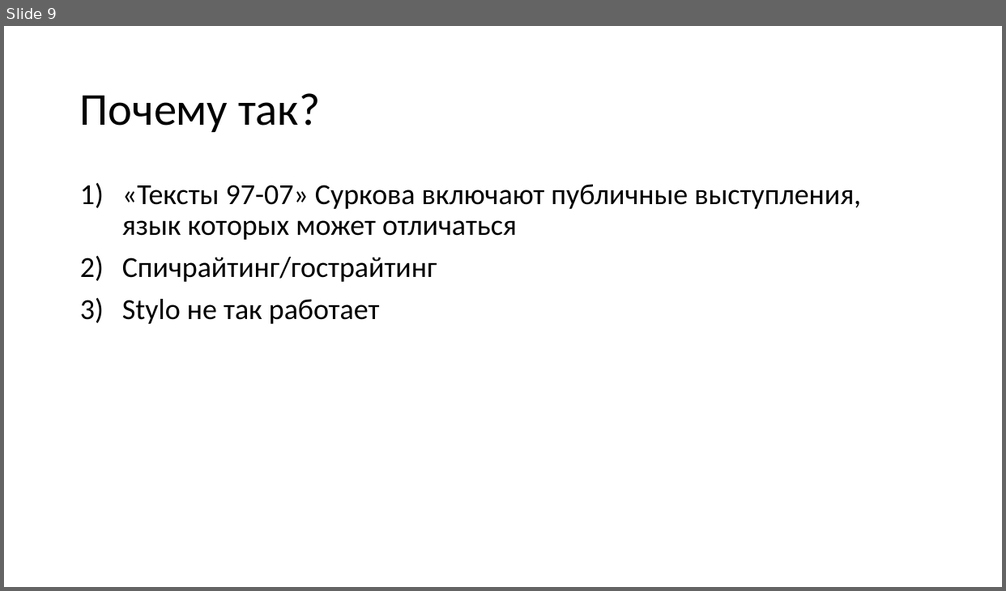
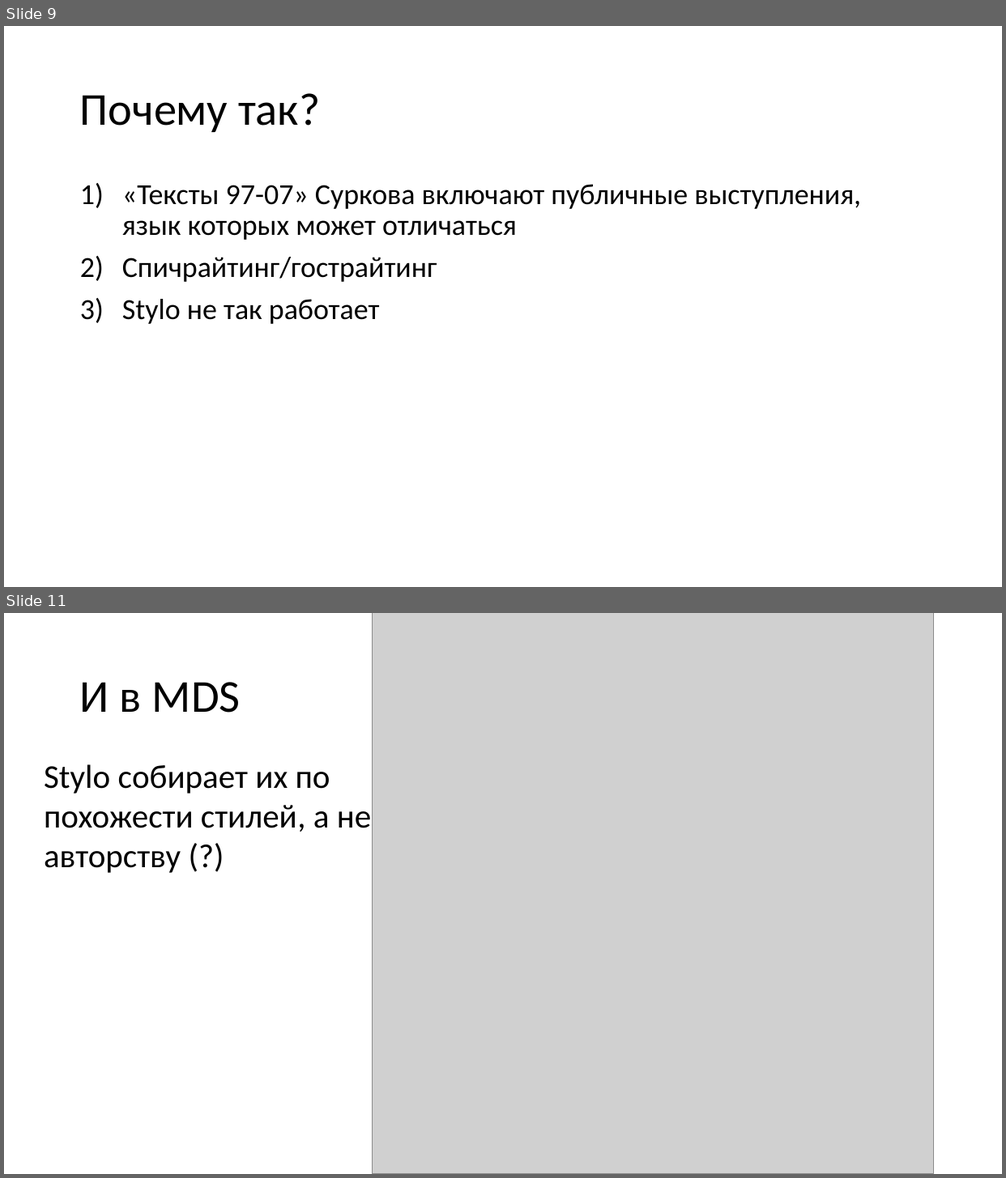
Before and after one commit to kirillkoncha/OkoloNolya_Authorship, a slide deck: okolonolya.pptx. Shown one above the other, each under a label of ours: slide 9 before the commit, slides 9 and 11 after it; the slides between them are not shown. The pictures are 1006x591 and 1006x1178 pixels, drawn with LibreOffice and Linux fonts; fonts in the diff are those of the drawing; grey boxes stand for pictures. Boxes give left, top, right and bottom in pixels: in the first picture for what was removed or moved away, otherwise in the second. Text is boxed around its words. In the diff, an @@ line names an element or a change of style, - is before the commit and + after.

```diff
--- a/okolonolya.pptx
+++ b/okolonolya.pptx
@@ slide 11 added at [4,613,1002,1174], background #FFFFFF @@
@@ picture added at [373,613,934,1174] @@
@@ title added at [80,682,241,713], 44 pt, text #000000 @@
+И в MDS
@@ text added at [44,764,371,873], 32 pt, text #000000 @@
+Stylo собирает их по похожести стилей, а не
+авторству (?)
```
Also in this commit, not shown: 1 slide changed.
